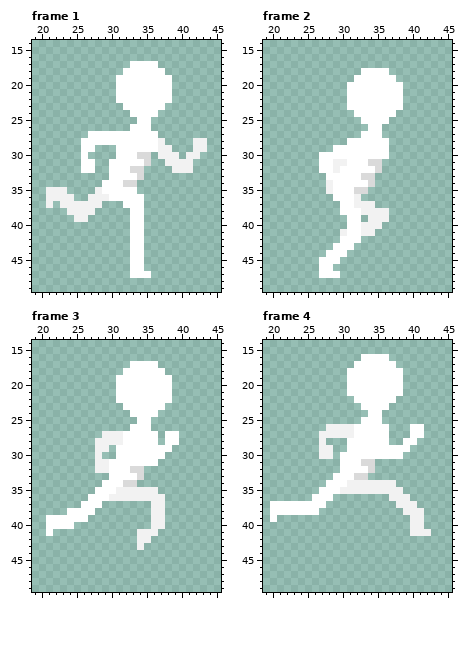
One commit to this pixel-art file: Assets/Art/Characters/Player/Run/Player_Run_Right.aseprite. The picture above is the old version.
64x64 pixels, 8 frames. Shown: frame 1: x 19..45, y 14..49; frame 2: x 19..45, y 14..49; frame 3: x 19..45, y 14..49; frame 4: x 19..45, y 14..49. The commit also changed other frames, which this record leaves out.
Now the later version:
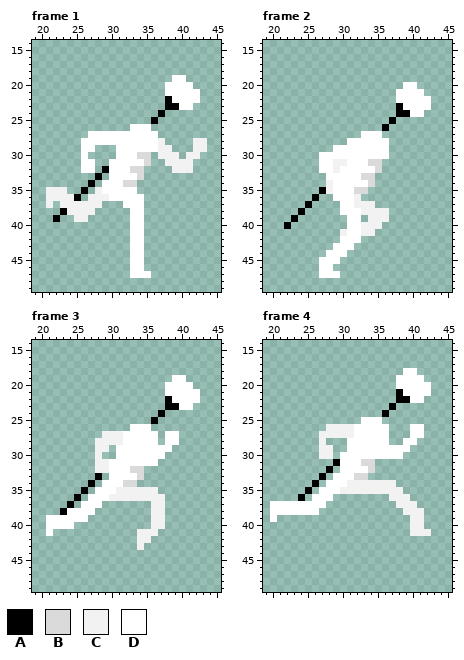
Palette (. is transparent): A #000000  B #dadada  C #f2f2f2  D #ffffff
The author wrote: Added Weapon Run Animations
Change:
layer "Weapons/Staff" now shown
layer "Skin/Head" now hidden
Frame 1:
Colour A now appears in row 23 at x 38 to 39; in row 24 at x 37; in row 25 at x 36; in row 32 at x 29; in row 33 at x 28; in row 34 at x 27.
Colour A now appears in row 35 at x 26; in row 36 at x 25; in row 38 at x 23; in row 39 at x 22.
The author changed colour D to colour A in row 22 at x 38.
Colour D now appears in row 19 at x 39 to 40; in row 20 at x 39 to 41; in rows 21 to 22 at x 39 to 42; in row 23 at x 40 to 41.
The edit erases colour D in row 17 at x 33 to 36; in row 18 at x 32 to 37; in row 19 at x 31 to 38; in rows 20 to 22 at x 31 to 37; in row 23 at x 32 to 37; in row 24 at x 33 to 36.
The edit erases colour D in row 25 at x 34 to 35.
Frame 2:
Colour A now appears in row 24 at x 38 to 39; in row 25 at x 37; in row 26 at x 36; in row 35 at x 27; in row 36 at x 26; in row 37 at x 25.
Colour A now appears in row 38 at x 24; in row 39 at x 23; in row 40 at x 22.
The author changed colour D to colour A in row 23 at x 38.
Colour D now appears in row 20 at x 39 to 40; in row 21 at x 39 to 41; in rows 22 to 23 at x 39 to 42; in row 24 at x 40 to 41.
The edit erases colour D in row 18 at x 33 to 36; in row 19 at x 32 to 37; in row 20 at x 31 to 38; in rows 21 to 23 at x 31 to 37; in row 24 at x 32 to 37; in row 25 at x 33 to 36.
The edit erases colour D in row 26 at x 34 to 35.
Frame 3:
Colour A now appears in row 23 at x 38 to 39; in row 24 at x 37; in row 25 at x 36; in row 33 at x 28; in row 34 at x 27; in row 35 at x 26.
Colour A now appears in row 36 at x 25; in row 37 at x 24; in row 38 at x 23.
The author changed colour D to colour A in row 22 at x 38.
Colour D now appears in row 19 at x 39 to 40; in row 20 at x 39 to 41; in rows 21 to 22 at x 39 to 42; in row 23 at x 40 to 41.
The edit erases colour D in row 17 at x 33 to 36; in row 18 at x 32 to 37; in row 19 at x 31 to 38; in rows 20 to 22 at x 31 to 37; in row 23 at x 32 to 37; in row 24 at x 33 to 36.
The edit erases colour D in row 25 at x 34 to 35.
Frame 4:
Colour A now appears in row 22 at x 38 to 39; in row 23 at x 37; in row 24 at x 36; in row 31 at x 29; in row 32 at x 28; in row 33 at x 27.
Colour A now appears in row 34 at x 26; in row 35 at x 25; in row 36 at x 24.
The author changed colour D to colour A in row 21 at x 38.
Colour D now appears in row 18 at x 39 to 40; in row 19 at x 39 to 41; in rows 20 to 21 at x 39 to 42; in row 22 at x 40 to 41.
The edit erases colour D in row 16 at x 33 to 36; in row 17 at x 32 to 37; in row 18 at x 31 to 38; in rows 19 to 21 at x 31 to 37; in row 22 at x 32 to 37; in row 23 at x 33 to 36.
The edit erases colour D in row 24 at x 34 to 35.
Where, in picture pixels (left, top, right, bottom), the same in both pictures:
changed: (116, 61, 200, 124)
added: (53, 166, 109, 222)
changed: (347, 68, 431, 131)
added: (284, 187, 326, 229)
changed: (116, 361, 200, 424)
added: (60, 473, 102, 515)
changed: (347, 354, 431, 417)
added: (298, 459, 340, 501)
